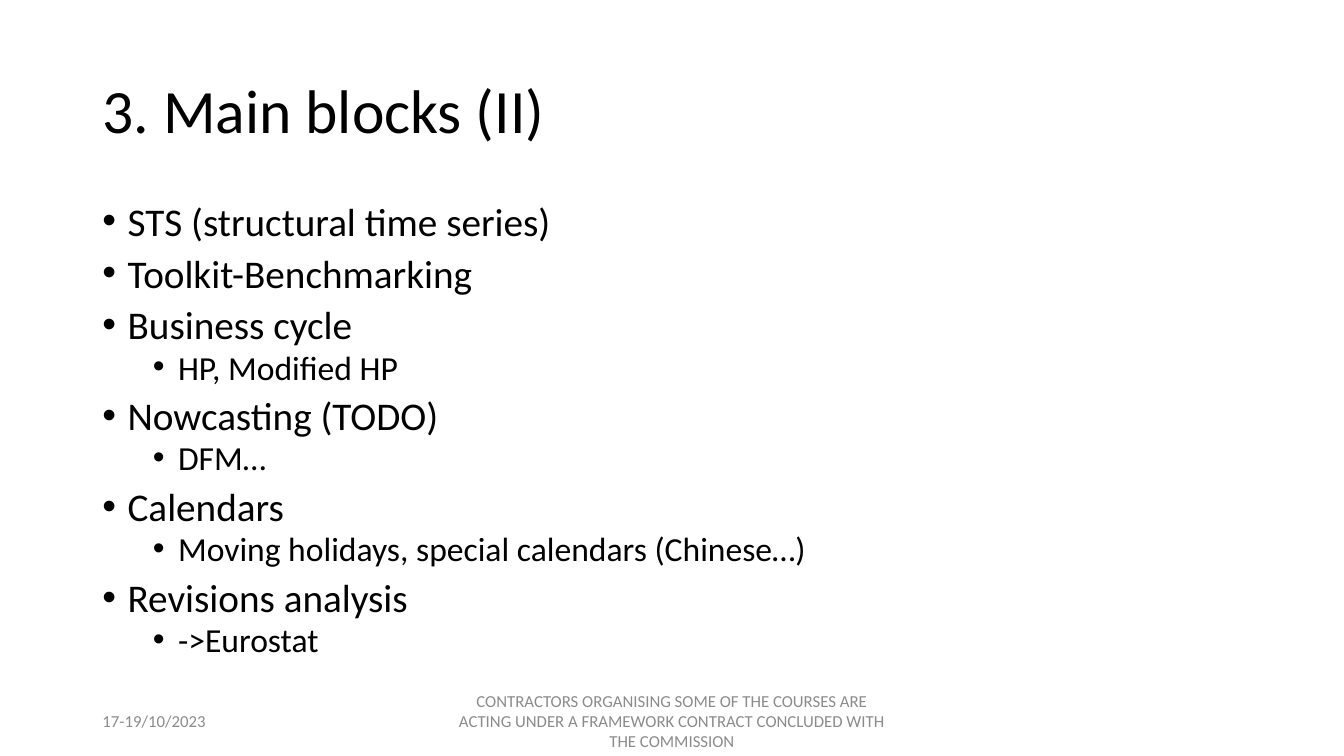
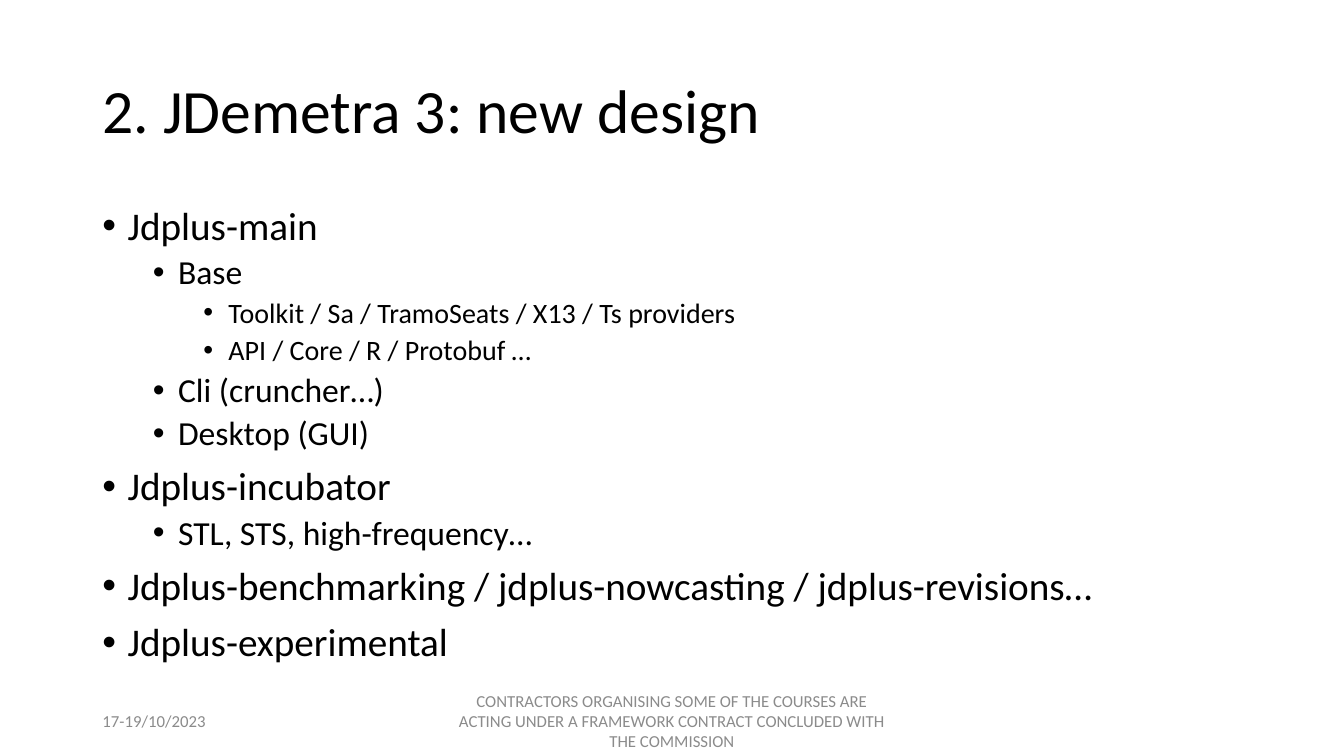
Before and after one commit to palatej/estp2023, a slide deck: slide 4 of Presentations/1.2 JD+ 3.0 Overview.pptx (slide 6 before the commit). Drawn at 1344x756 pixels with LibreOffice and Linux fonts; fonts in the diff are those of the drawing. Boxes give left, top, right and bottom in pixels: in the first picture for what was removed or moved away, otherwise in the second. Text is boxed around its words. In the diff, an @@ line names an element or a change of style, - is before the commit and + after.

```diff
--- a/Presentations/1.2 JD+ 3.0 Overview.pptx
+++ b/Presentations/1.2 JD+ 3.0 Overview.pptx
@@ title at [102,90,759,144]: text changed @@
-3. Main blocks (II)
+2. JDemetra 3: new design
@@ text at [128,212,1092,663]: text changed @@
-• STS (structural time series)
-• Toolkit-Benchmarking
-• Business cycle
-  • HP, Modified HP
-• Nowcasting (TODO)
-  • DFM…
-• Calendars
-  • Moving holidays, special calendars (Chinese…)
-• Revisions analysis
-  • ->Eurostat
+• Jdplus-main
+  • Base
+    • Toolkit / Sa / TramoSeats / X13 / Ts providers
+    • API / Core / R / Protobuf …
+  • Cli (cruncher…)
+  • Desktop (GUI)
+• Jdplus-incubator
+  • STL, STS, high-frequency…
+• Jdplus-benchmarking / jdplus-nowcasting / jdplus-revisions…
+• Jdplus-experimental
```
Also in this commit, not shown: 1 other slide changed, 3 slides removed, 7 other files.
